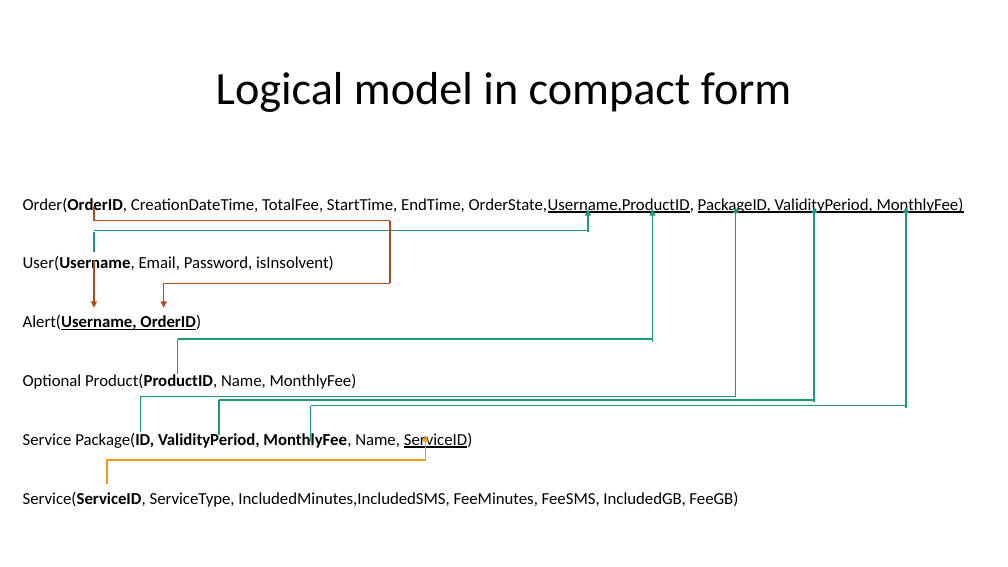
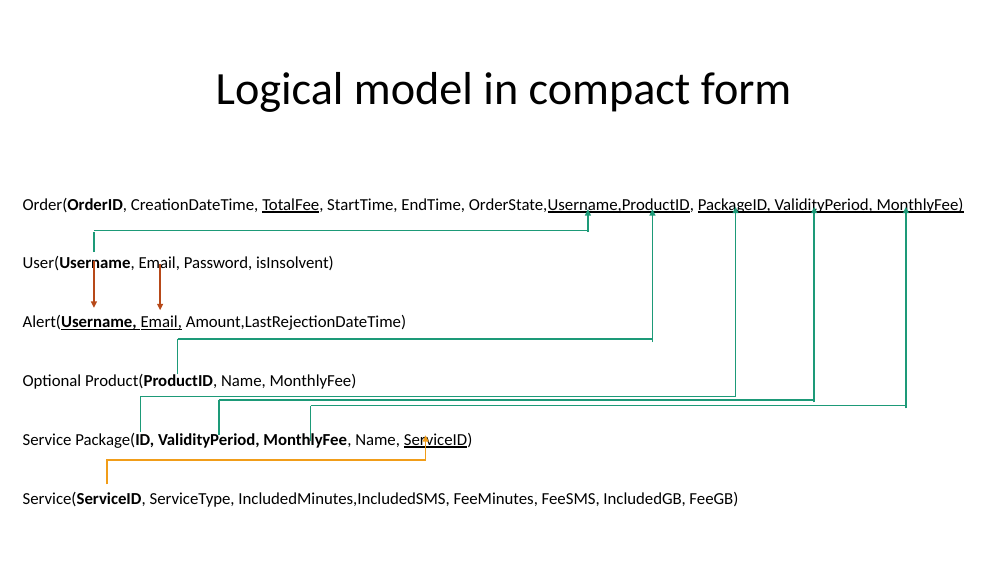
Before and after one commit to priscia99/databases-2-project, a slide deck: slide 1 of Deliverables/Relational Model.pptx. Drawn at 1008x567 pixels with LibreOffice and Linux fonts; fonts in the diff are those of the drawing. Boxes give left, top, right and bottom in pixels: in the first picture for what was removed or moved away, otherwise in the second. Text is boxed around its words. In the diff, an @@ line names an element or a change of style, - is before the commit and + after.

```diff
--- a/Deliverables/Relational Model.pptx
+++ b/Deliverables/Relational Model.pptx
@@ subtitle at <box>23,198,964,214</box>: underline on in "TotalFee," @@
@@ line removed from (94, 207) to (94, 221) @@
@@ line removed from (94, 221) to (390, 221) @@
@@ line removed from (390, 221) to (390, 284) @@
@@ arrow moved from (164, 284) - (164, 308) to (160, 264) - (160, 310) @@
@@ line removed from (390, 284) to (164, 284) @@
@@ subtitle at <box>23,315,406,330</box>: text changed; bold off @@
-Alert(Username, OrderID)
+Alert(Username, Email, Amount,LastRejectionDateTime)
```
Also in this commit, not shown: 2 other files.
